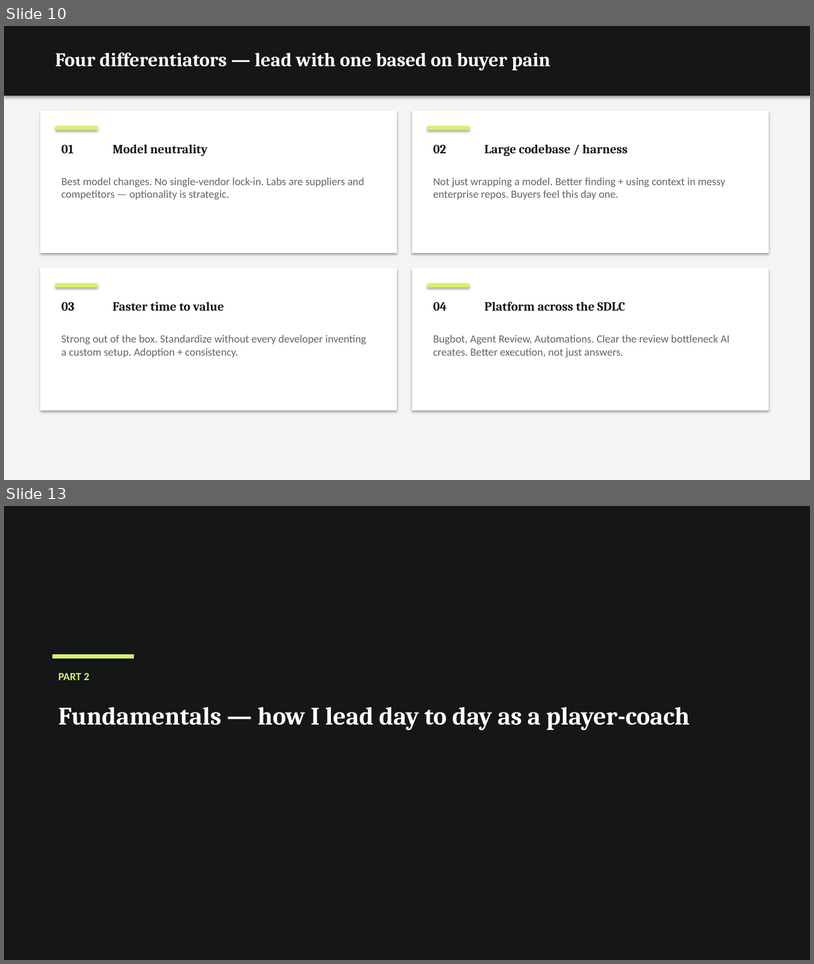
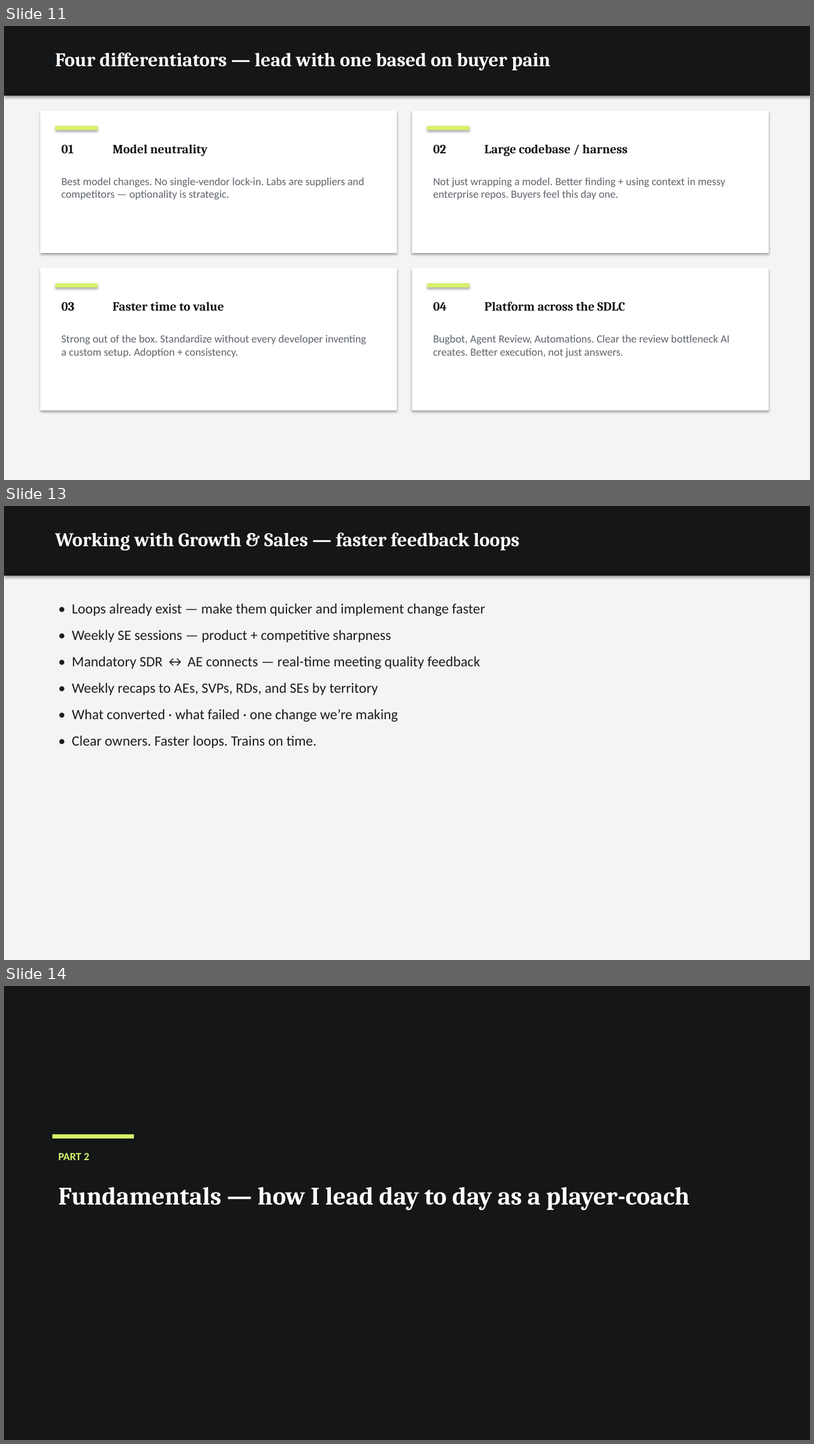
Before and after one commit to dempseli01-stack/lindsey, a slide deck: Lindsey_Presentation.pptx. Shown one above the other, each under a label of ours: slides 10 and 13 before the commit, slides 11, 13 and 14 after it; the slides between them are not shown. The pictures are 814x964 and 814x1444 pixels, drawn with LibreOffice and Linux fonts; fonts in the diff are those of the drawing. Boxes give left, top, right and bottom in pixels: in the first picture for what was removed or moved away, otherwise in the second. Text is boxed around its words. In the diff, an @@ line names an element or a change of style, - is before the commit and + after.

```diff
--- a/Lindsey_Presentation.pptx
+++ b/Lindsey_Presentation.pptx
@@ slide 13 added at (x1=4, y1=506, x2=810, y2=960), background #FFFFFF @@
@@ rectangle added at (x1=4, y1=506, x2=810, y2=960), fill #F4F5F2 @@
@@ rectangle added at (x1=4, y1=506, x2=810, y2=576), fill #141618 @@
@@ text added at (x1=55, y1=532, x2=520, y2=550), 23 pt, text #FFFFFF, bold @@
+Working with Growth & Sales — faster feedback loops
@@ text added at (x1=72, y1=603, x2=485, y2=748), 17 pt, text #1A1C1E @@
+• Loops already exist — make them quicker and implement change faster
+• Weekly SE sessions — product + competitive sharpness
+• Mandatory SDR ↔ AE connects — real-time meeting quality feedback
+• Weekly recaps to AEs, SVPs, RDs, and SEs by territory
+• What converted · what failed · one change we’re making
+• Clear owners. Faster loops. Trains on time.
@@ what was slide 10 is now slide 11 @@
@@ what was slide 13 is now slide 14 @@
```
Also in this commit, not shown: 5 other slides added, 5 slides removed, 2 other files.
